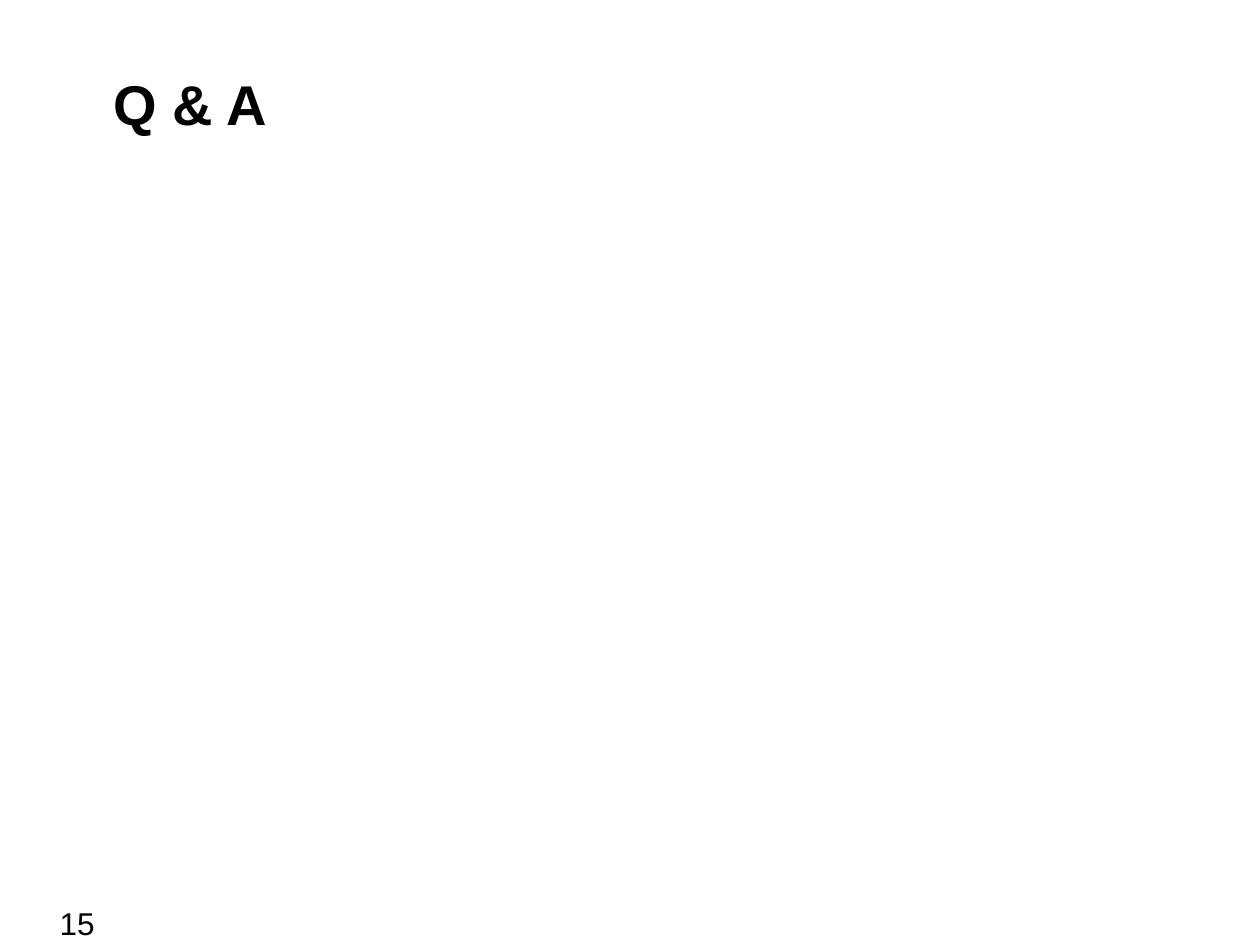
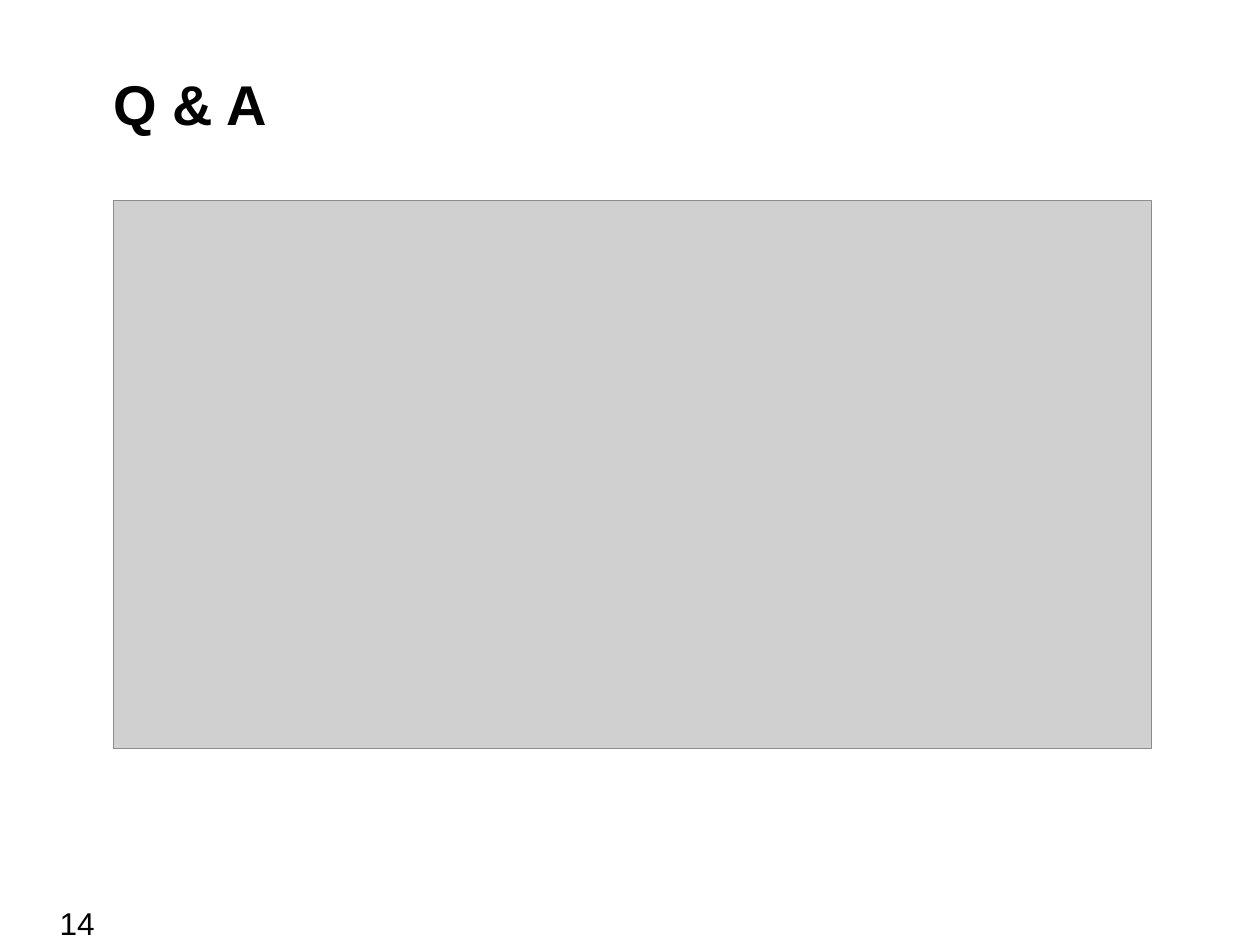
Before and after one commit to bjzhang/open_log, a slide deck: slide 14 of novell/community/ouros/xen_on_cubietruck.odp (slide 15 before the commit). Drawn at 1260x945 pixels with LibreOffice and Linux fonts; fonts in the diff are those of the drawing; grey boxes stand for pictures; background and template pictures are left out. Boxes give left, top, right and bottom in pixels: in the first picture for what was removed or moved away, otherwise in the second. Text is boxed around its words. In the diff, an @@ line names an element or a change of style, - is before the commit and + after.

```diff
--- a/novell/community/ouros/xen_on_cubietruck.odp
+++ b/novell/community/ouros/xen_on_cubietruck.odp
@@ picture added at [113,200,1152,748] @@
@@ page number at [60,913,95,935]: text changed @@
-15
+14
```
Also in this commit, not shown: 7 other slides changed, 1 slide added, 11 slides removed, 3 other files.
